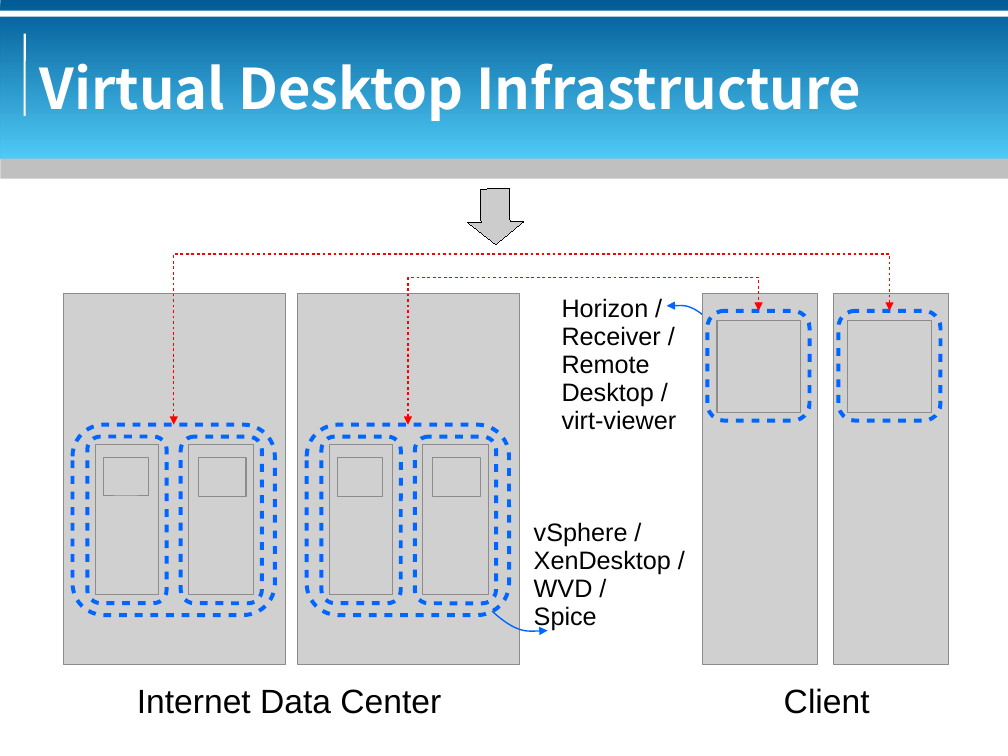
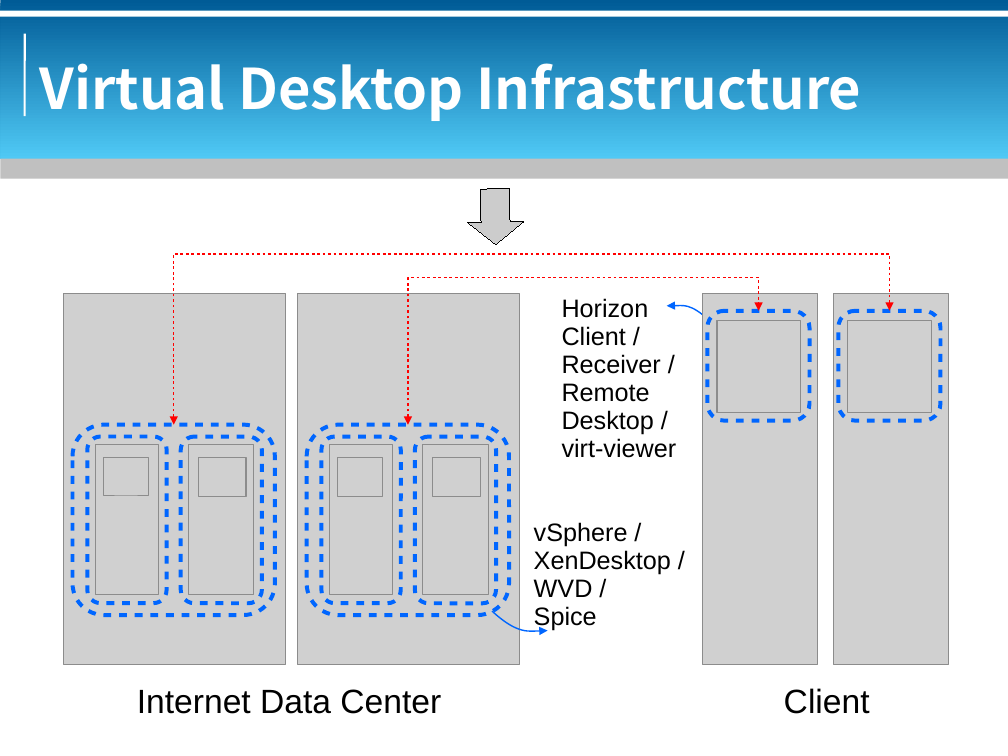
Before and after one commit to bluebat/.presentations, a slide deck: slide 8 of vdi-historical-overview.odp (slide 7 before the commit). Drawn at 1008x756 pixels with LibreOffice and Linux fonts; fonts in the diff are those of the drawing; grey boxes stand for pictures; background and template pictures are left out. Boxes give left, top, right and bottom in pixels: in the first picture for what was removed or moved away, otherwise in the second. Text is boxed around its words. In the diff, an @@ line names an element or a change of style, - is before the commit and + after.

```diff
--- a/vdi-historical-overview.odp
+++ b/vdi-historical-overview.odp
@@ text at bbox=[562, 298, 649, 346]: text changed @@
-Horizon /
+Horizon
+Client /
```
Also in this commit, not shown: 4 other slides changed, 1 slide added, 1 other file.
